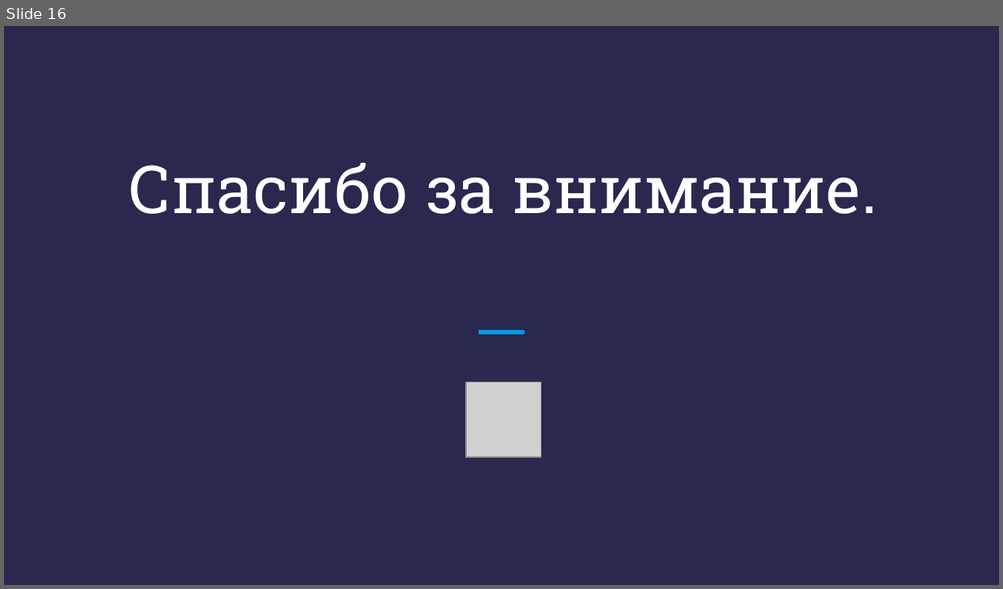
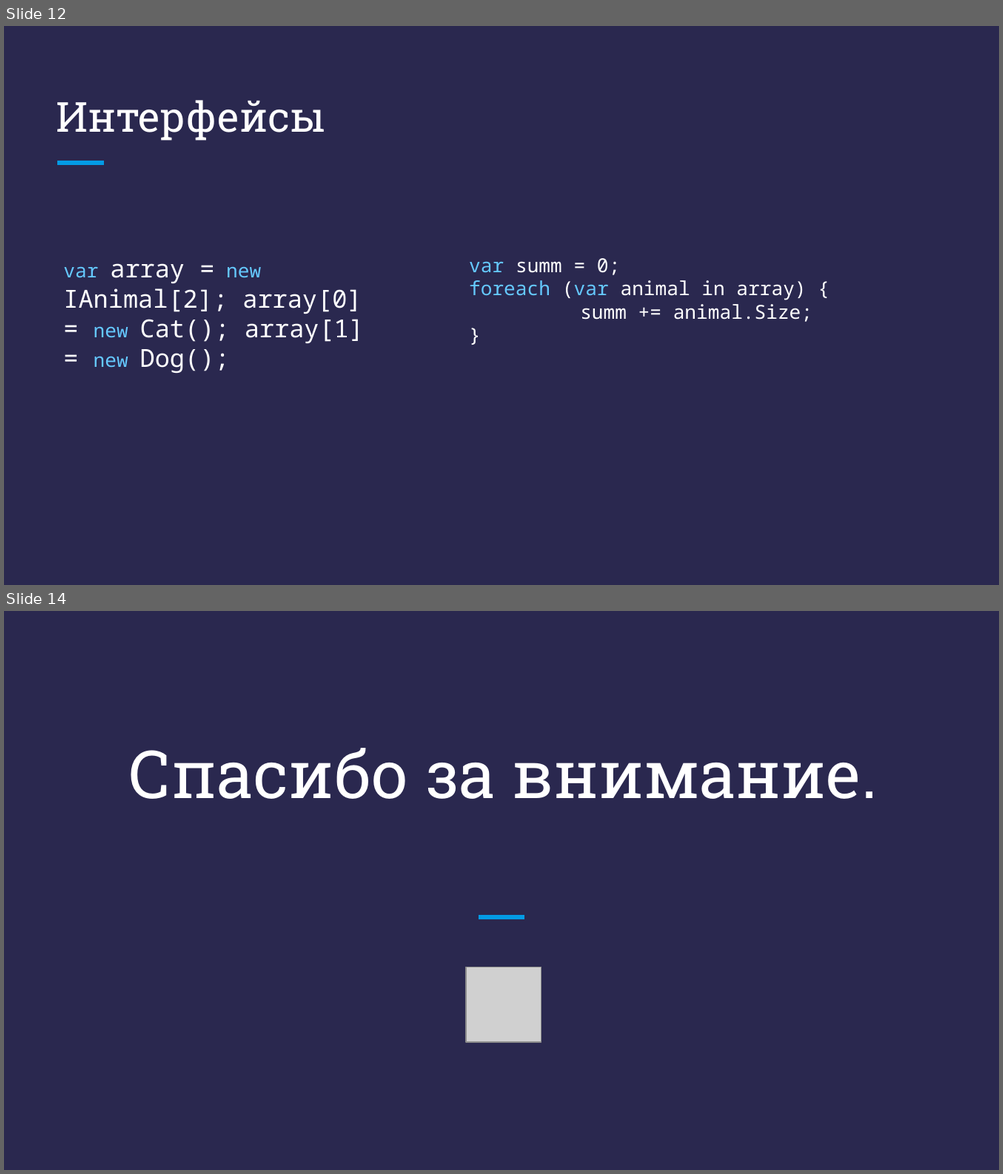
Before and after one commit to DenisKaVladimirovich/MyLessons, a slide deck: 11/Презентация - C# + .NET - Урок 11.pptx. Shown one above the other, each under a label of ours: slide 16 before the commit, slides 12 and 14 after it; the slides between them are not shown. The pictures are 1003x589 and 1003x1174 pixels, drawn with LibreOffice and Linux fonts; fonts in the diff are those of the drawing; grey boxes stand for pictures. Boxes give left, top, right and bottom in pixels: in the first picture for what was removed or moved away, otherwise in the second. Text is boxed around its words. In the diff, an @@ line names an element or a change of style, - is before the commit and + after.

```diff
--- a/11/Презентация - C# + .NET - Урок 11.pptx
+++ b/11/Презентация - C# + .NET - Урок 11.pptx
@@ slide 12 added at <box>4,26,999,585</box>, background #2A284F @@
@@ title added at <box>56,100,324,141</box>, 30 pt, text #FFFFFF @@
+Интерфейсы
@@ line added from (58, 163) to (103, 163), #039BE5 3 pt @@
@@ text added at <box>63,264,364,374</box>, 18 pt, text #FFFFFF @@
+var array = new IAnimal[2]; array[0] = new Cat(); array[1] = new Dog();
@@ text added at <box>469,258,812,322</box>, 14 pt, text #FFFFFF @@
+var summ = 0;
+foreach (var animal in array) {
+summ += animal.Size;
+}
@@ what was slide 16 is now slide 14 @@
```
Also in this commit, not shown: 4 slides changed, 8 other slides added, 11 slides removed, 3 other files.
